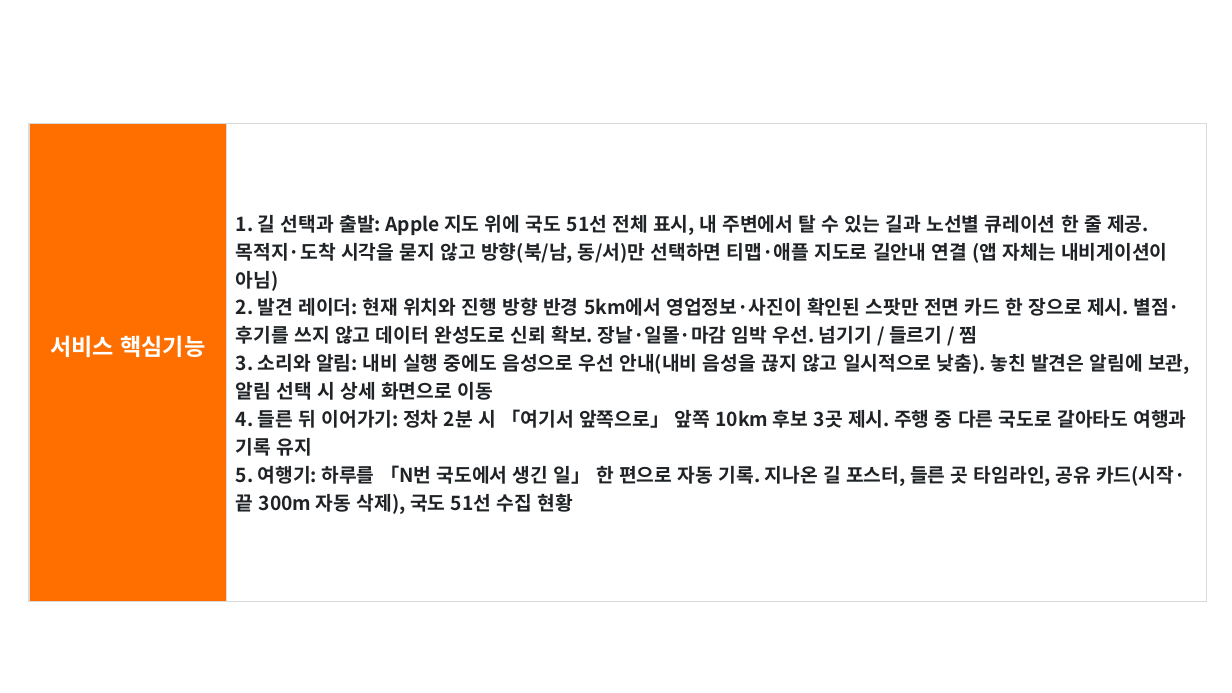
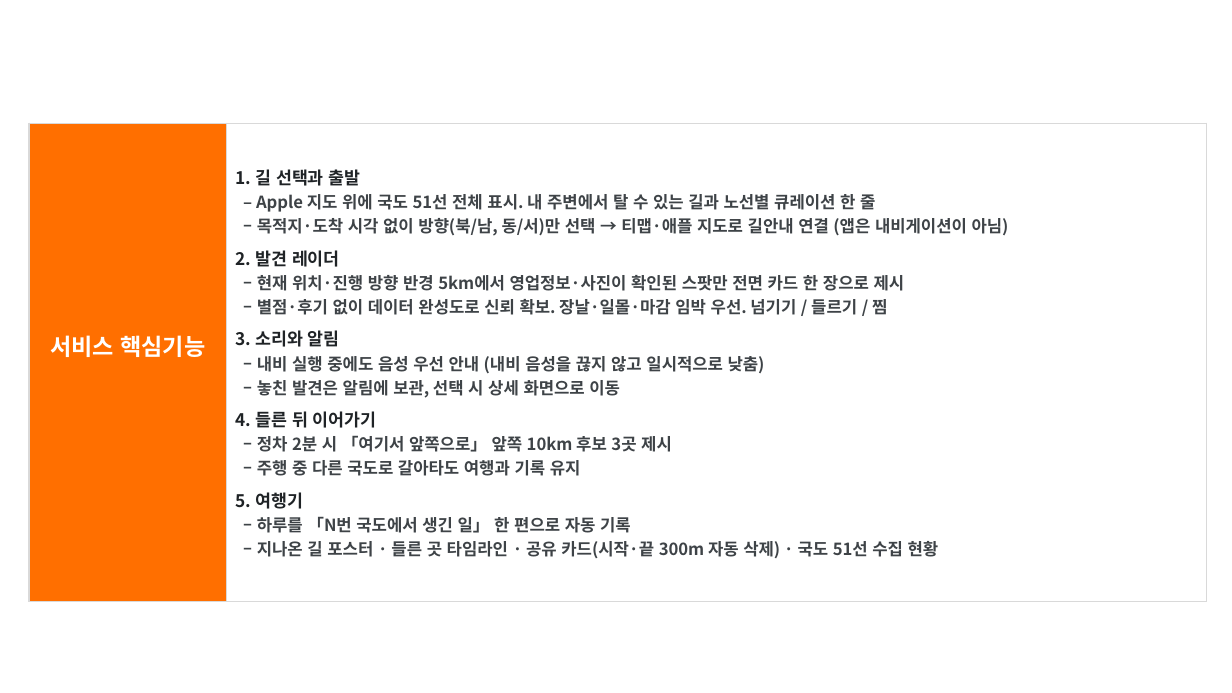
Before and after one commit to Hyee0ne/p-trip, a slide deck: slide 3 of docs/기능설명서_P의여행.pptx. Drawn at 1232x693 pixels with LibreOffice and Linux fonts; fonts in the diff are those of the drawing; background and template pictures are left out. Boxes give left, top, right and bottom in pixels: in the first picture for what was removed or moved away, otherwise in the second. Text is boxed around its words. In the diff, an @@ line names an element or a change of style, - is before the commit and + after.

```diff
--- a/docs/기능설명서_P의여행.pptx
+++ b/docs/기능설명서_P의여행.pptx
@@ table at (x1=29, y1=123, x2=1206, y2=602) @@
-row 1, column 2: 1. 길 선택과 출발: Apple 지도 위에 국도 51선 전체 표시, 내 주변에서 탈 수 있는 길과 노선별 큐레이션 한 줄 제공. 목적지·도착 시각을 묻지 않고 방향(북/남, 동/서)만 선택하면 티맵·애플 지도로 길안내 연결 (앱 자체는 내비게이션이 아님) / 2. 발견 레이더: 현재 위치와 진행 방향 반경 5km에서 영업정보·사진이 확인된 스팟만 전면 카드 한 장으로 제시. 별점·후기를 쓰지 않고 데이터 완성도로 신뢰 확보. 장날·일몰·마감 임박 우선. 넘기기 / 들르기 / 찜 / 3. 소리와 알림: 내비 실행 중에도 음성으로 우선 안내(내비 음성을 끊지 않고 일시적으로 낮춤). 놓친 발견은 알림에 보관, 알림 선택 시 상세 화면으로 이동 / 4. 들른 뒤 이어가기: 정차 2분 시 「여기서 앞쪽으로」 앞쪽 10km 후보 3곳 제시. 주행 중 다른 국도로 갈아타도 여행과 기록 유지 / 5. 여행기: 하루를 「N번 국도에서 생긴 일」 한 편으로 자동 기록. 지나온 길 포스터, 들른 곳 타임라인, 공유 카드(시작·끝 300m 자동 삭제), 국도 51선 수집 현황
+row 1, column 2: 1. 길 선택과 출발 / ‒ Apple 지도 위에 국도 51선 전체 표시. 내 주변에서 탈 수 있는 길과 노선별 큐레이션 한 줄 / ‒ 목적지·도착 시각 없이 방향(북/남, 동/서)만 선택 → 티맵·애플 지도로 길안내 연결 (앱은 내비게이션이 아님) / 2. 발견 레이더 / ‒ 현재 위치·진행 방향 반경 5km에서 영업정보·사진이 확인된 스팟만 전면 카드 한 장으로 제시 / ‒ 별점·후기 없이 데이터 완성도로 신뢰 확보. 장날·일몰·마감 임박 우선. 넘기기 / 들르기 / 찜 / 3. 소리와 알림 / ‒ 내비 실행 중에도 음성 우선 안내 (내비 음성을 끊지 않고 일시적으로 낮춤) / ‒ 놓친 발견은 알림에 보관, 선택 시 상세 화면으로 이동 / 4. 들른 뒤 이어가기 / ‒ 정차 2분 시 「여기서 앞쪽으로」 앞쪽 10km 후보 3곳 제시 / ‒ 주행 중 다른 국도로 갈아타도 여행과 기록 유지 / 5. 여행기 / ‒ 하루를 「N번 국도에서 생긴 일」 한 편으로 자동 기록 / ‒ 지나온 길 포스터 · 들른 곳 타임라인 · 공유 카드(시작·끝 300m 자동 삭제) · 국도 51선 수집 현황
```
Also in this commit, not shown: 4 other slides changed, 2 other files.
